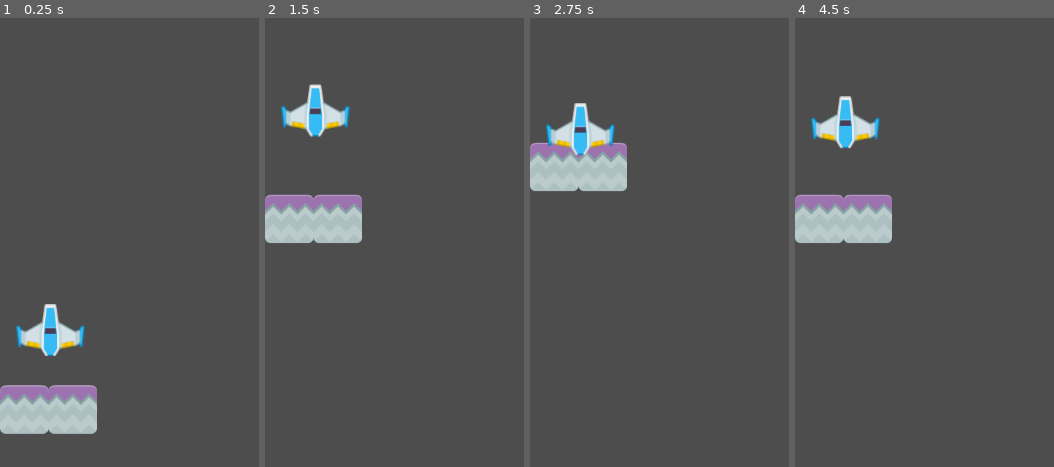
Above: before the commit, frames 1-4 (left to right).
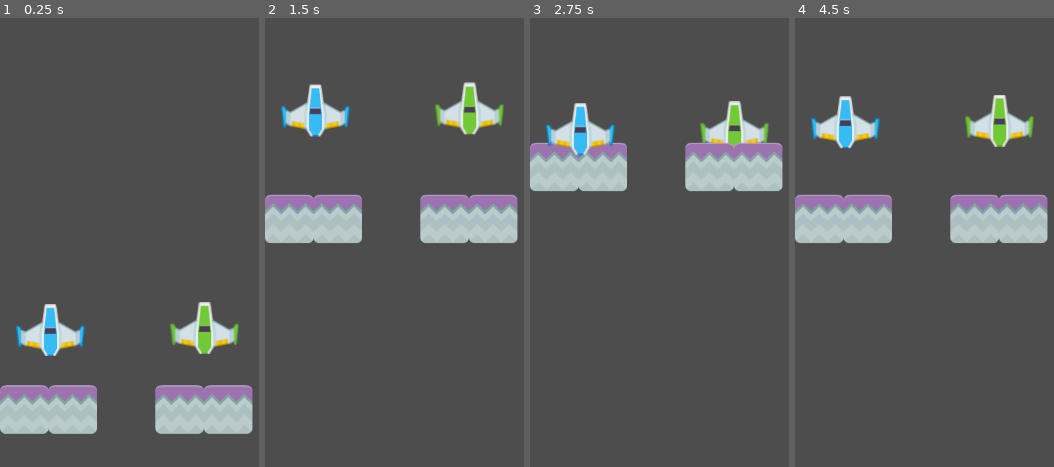
Above: after the commit, the same moments.

Repository: henrysoed/tutorial2-GameDev
Game: Godot game, scene res://scenes/MainLevel.tscn
The game is run twice, just before and just after one commit, with the same random seed, the same clock (stepped at 60 frames per second) and the same inputs.
Inputs:
- Up to frame 1 (0.25 s): no input
- Up to frame 2 (1.5 s): hold Up (move_up) 0.53-1.28 s; hold Down (move_down) from 1.28 s (still down)
- Up to frame 3 (2.75 s): release Down (move_down) at 2.03 s; hold Up (move_up) from 2.03 s (still down)
- Up to frame 4 (4.5 s): tap Enter at 3.5 s; release Up (move_up) at 3.53 s; hold Down (move_down) from 3.53 s (still down)

The runs differ from the first frame. In frame 1, 5.6% of the frame differs, in the area x 59-98%, y 63-93%; in frame 2, 5.6%, in the area x 59-98%, y 14-51%; in frame 3, 5.4%; in frame 4, 5.6%.

Commit message:
Latihan Mandiri

Diff:
--- a/scenes/BlueShip.tscn
+++ b/scenes/BlueShip.tscn
@@ -6,7 +6,6 @@
 size = Vector2(100.011, 77.4256)
 
 [node name="BlueShip" type="RigidBody2D"]
-mass = 1000.0
 
 [node name="Sprite2D" type="Sprite2D" parent="."]
 texture = ExtResource("1")
--- a/scenes/MainLevel.tscn
+++ b/scenes/MainLevel.tscn
@@ -1,9 +1,11 @@
-[gd_scene load_steps=6 format=3 uid="uid://cdoksexcakmop"]
+[gd_scene load_steps=8 format=3 uid="uid://cdoksexcakmop"]
 
 [ext_resource type="PackedScene" uid="uid://y5a4e3ajuy2r" path="res://scenes/StonePlatform.tscn" id="1"]
 [ext_resource type="PackedScene" uid="uid://datfp8kxjrjg" path="res://scenes/BlueShip.tscn" id="2"]
 [ext_resource type="Script" path="res://scenes/PlatformBlue.gd" id="3"]
 [ext_resource type="Script" path="res://scenes/ObjectiveArea.gd" id="4"]
+[ext_resource type="PackedScene" uid="uid://b6nl3ikb4pt40" path="res://scenes/NewShip.tscn" id="5_8wmgu"]
+[ext_resource type="Script" path="res://scenes/objective_area_2.gd" id="6_m7v3l"]
 
 [sub_resource type="RectangleShape2D" id="1"]
 size = Vector2(138.75, 79)
@@ -30,4 +32,25 @@
 position = Vector2(70.625, 40)
 shape = SubResource("1")
 
+[node name="NewShip" parent="." instance=ExtResource("5_8wmgu")]
+position = Vector2(294, 421)
+
+[node name="ObjectiveArea2" type="Area2D" parent="."]
+script = ExtResource("6_m7v3l")
+
+[node name="CollisionShape2D" type="CollisionShape2D" parent="ObjectiveArea2"]
+position = Vector2(304, 43)
+shape = SubResource("1")
+
+[node name="PlatformBlue2" type="Node2D" parent="."]
+position = Vector2(35, 565)
+script = ExtResource("3")
+
+[node name="StonePlatform" parent="PlatformBlue2" instance=ExtResource("1")]
+position = Vector2(224, 0)
+
+[node name="StonePlatform2" parent="PlatformBlue2" instance=ExtResource("1")]
+position = Vector2(294, 0)
+
 [connection signal="body_entered" from="ObjectiveArea" to="ObjectiveArea" method="_on_ObjectiveArea_body_entered"]
+[connection signal="body_entered" from="ObjectiveArea2" to="ObjectiveArea2" method="_on_ObjectiveArea_body_entered"]
--- /dev/null
+++ b/scenes/NewShip.tscn
@@ -0,0 +1,16 @@
+[gd_scene load_steps=3 format=3 uid="uid://b6nl3ikb4pt40"]
+
+[ext_resource type="Texture2D" uid="uid://3ruxfsvp87ub" path="res://assets/playerShip1_green.png" id="1_26c4x"]
+
+[sub_resource type="RectangleShape2D" id="RectangleShape2D_53k7t"]
+size = Vector2(97.5, 78.5)
+
+[node name="NewShip" type="RigidBody2D"]
+
+[node name="PlayerShip1Green" type="Sprite2D" parent="."]
+position = Vector2(1, -2)
+texture = ExtResource("1_26c4x")
+
+[node name="CollisionShape2D" type="CollisionShape2D" parent="."]
+position = Vector2(0.25, -0.25)
+shape = SubResource("RectangleShape2D_53k7t")
--- /dev/null
+++ b/scenes/objective_area_2.gd
@@ -0,0 +1,5 @@
+extends Area2D
+
+func _on_ObjectiveArea_body_entered(body: RigidBody2D):
+	if (body.name == "NewShip"):
+		print("Reached objective Green!")
Not shown, changed: README.md
